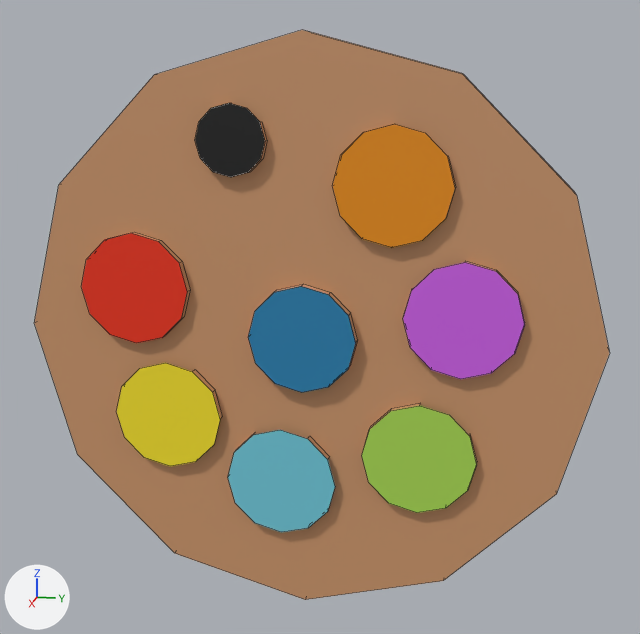
Before and after pictures for a commit that changed the FBX model Assets/Models/colourpalette.fbx.
The view is the same before and after, from a 50 mm lens placed at (24.19, 27.02, 14.85), pointed at (-0.07, 22.17, 8.78). Arrows for +X, +Y and +Z are at lower left; the lights stay in place. Mesh edges are drawn as thin lines. Where no turn or scale is listed for an object, it has been applied to the vertices.

The first picture shows 'colour palette'.
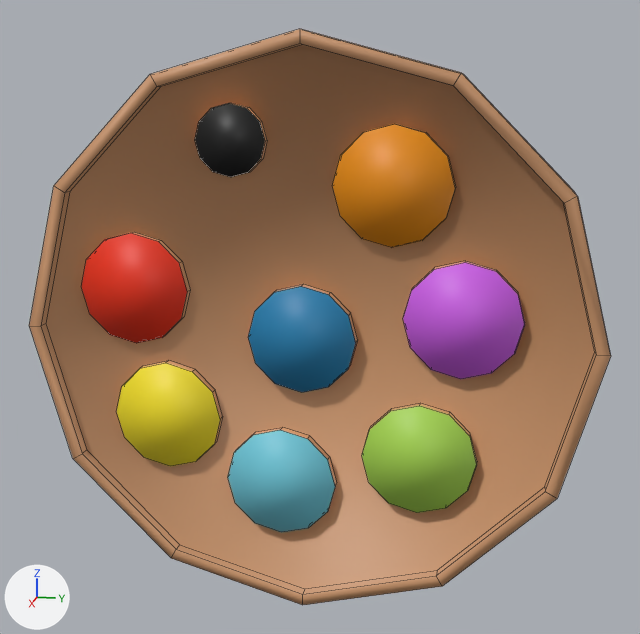
The newer file is also rescaled (x0.0774), turned or shifted as a whole; pictures and numbers use the older file's frame.

Pixel boxes [x1, y1, x2, y2] of what changed, in the pictures (640 x 634 px):
'colour palette', reshaped: before [34, 30, 609, 600]; after [29, 29, 611, 605]
part 1 of me_cylinder_002, built on: before [34, 30, 609, 600]; after [29, 29, 611, 605]

The edits, one by one:
me_cylinder_002 is used by ob_colour_palette; location (-0.13, 19.44, 13.6).
me_cylinder_002 had 201 vertices, 87 faces and spanned x -0.5..1.0, y -5.9..10.7, z -13.6..3.0.
me_cylinder_002 now has 252 vertices, 154 faces and spans x -0.5..1.0, y -5.9..10.7, z -13.6..3.0.
Part 1, on me_cylinder_002:
1 face is deleted.
51 vertices are added at x 0.6..1.0, y -5.9..10.7, z -13.6..3.0.
68 new faces join them.
me_cylinder_002 part 2: the surface is now shaded smooth.
